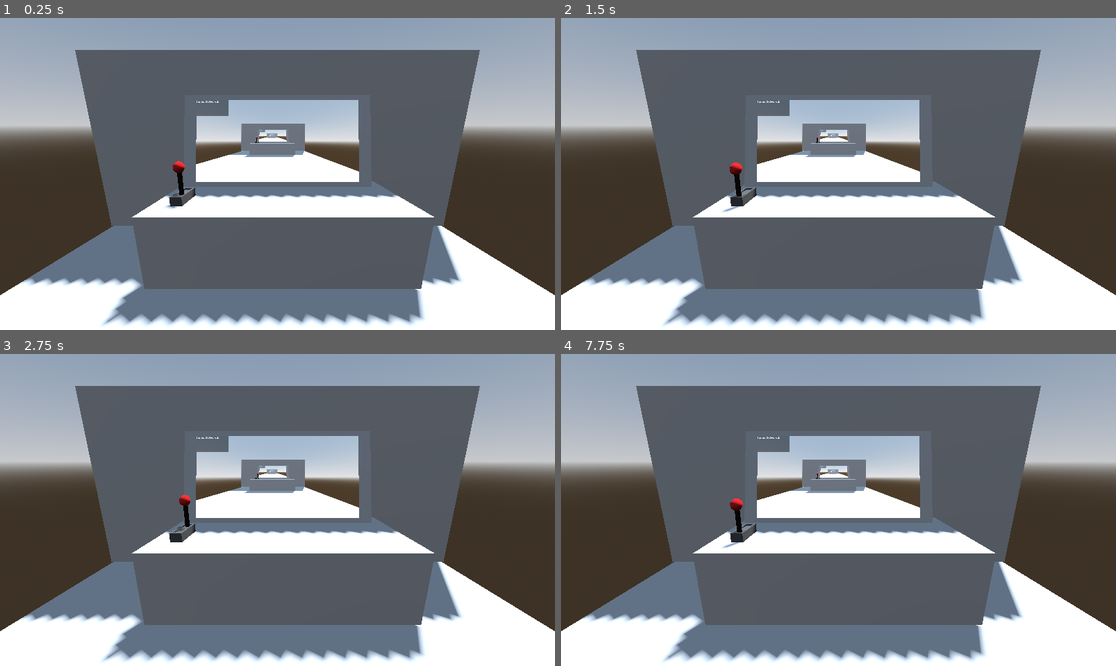
Above: before the commit, frames 1-4 (two rows, left to right).
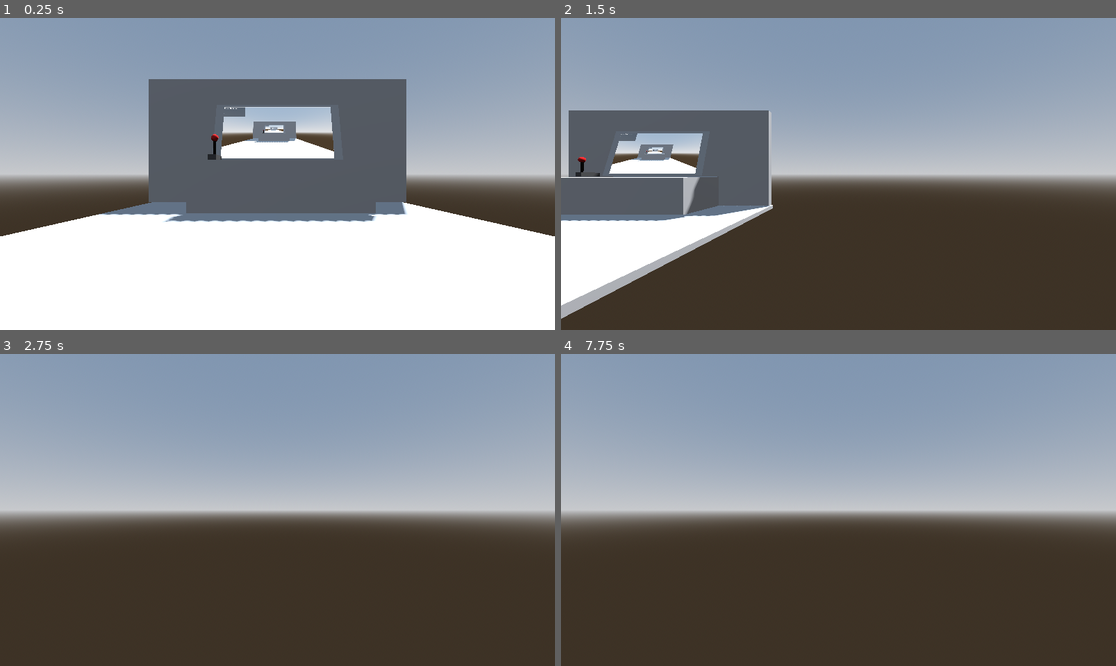
Above: after the commit, the same moments.

Repository: Kim0moz/GameJam
Game: Godot game, scene res://TestScene.tscn
The game is run twice, just before and just after one commit, with the same random seed, the same clock (stepped at 60 frames per second) and the same inputs. The project has no main scene, so this scene is started directly.
Inputs (mouse positions are in pixels of both pictures, inside the frame that each line leads up to):
- Up to frame 1 (0.25 s): no input
- Up to frame 2 (1.5 s): move the mouse to (960, 158) at 0.52 s; hold D (movement_right, bound only after the commit) 0.53-1.28 s; tap Space (movement_jump, bound only after the commit) at 0.6, 0.77, 1.07 s; move the mouse to (727, 189) at 1.27 s; hold S (movement_backward, bound only after the commit) from 1.28 s (still down); click (727, 189) at 1.35 s
- Up to frame 3 (2.75 s): tap Space (movement_jump, bound only after the commit) at 1.52, 1.55, 1.82, 2.1 s; move the mouse to (333, 441) at 2.02 s; release S (movement_backward, bound only after the commit) at 2.03 s; hold D (movement_right, bound only after the commit) from 2.03 s (still down)
- Up to frame 4 (7.75 s): tap Enter at 2.75, 4.25, 5.75 s; move the mouse to (810, 572) at 2.77 s; release D (movement_right, bound only after the commit) at 2.78 s; hold W (movement_forward, bound only after the commit) 2.78-3.53 s; click (810, 572) at 2.85 s; tap Space (movement_jump, bound only after the commit) at 3.02, 3.05, 3.32, 3.5, 3.6, 3.77, 4.07, 4.52, 4.55, 4.82, 5, 5.1, 6.02, 6.05, 6.32, 6.5, 6.6, 6.77, 7.07, 7.52, 7.55 s; move the mouse to (1005, 556) at 3.52 s; hold A (movement_left, bound only after the commit) 3.53-5.03 s; move the mouse to (672, 463) at 4.27 s; click (672, 463) at 4.35 s; move the mouse to (866, 510) at 5.02 s; hold S (movement_backward, bound only after the commit) 5.03-5.78 s; move the mouse to (755, 432) at 5.77 s; hold D (movement_right, bound only after the commit) 5.78-6.53 s; click (755, 432) at 5.85 s; move the mouse to (960, 494) at 6.52 s; hold W (movement_forward, bound only after the commit) 6.53-7.28 s; move the mouse to (727, 525) at 7.27 s; hold D (movement_right, bound only after the commit) from 7.28 s (still down); click (727, 525) at 7.35 s

The runs differ from the first frame. In frame 1, 62% of the frame differs, in the area x 0-100%, y 10-99%; in frame 2, 77%; in frame 3, 77%; in frame 4, 77%, in the area x 0-100%, y 10-100%.

Commit message:
Import Player scene, update Input Map, move main camera onto player

Diff:
--- /dev/null
+++ b/Objects/Player/player.gd
@@ -0,0 +1,41 @@
+extends CharacterBody3D
+
+
+const SPEED = 5.0
+const JUMP_VELOCITY = 4.5
+@export var cameraController : Node3D
+@export var cameraLerpSpeed : float = .1
+@export var camerTurnSpeed : float = 2
+
+# Get the gravity from the project settings to be synced with RigidBody nodes.
+var gravity = ProjectSettings.get_setting("physics/3d/default_gravity")
+
+
+func _physics_process(delta):
+	# Add the gravity.
+	if not is_on_floor():
+		velocity.y -= gravity * delta
+
+	# Handle Jump.
+	if Input.is_action_just_pressed("movement_jump") and is_on_floor():
+		velocity.y = JUMP_VELOCITY
+
+	if Input.is_key_pressed(KEY_LEFT):
+		rotate_y(deg_to_rad(camerTurnSpeed))
+	elif Input.is_key_pressed(KEY_RIGHT):
+		rotate_y(deg_to_rad(-camerTurnSpeed))
+	# Get the input direction and handle the movement/deceleration.
+	var input_dir = Input.get_vector("movement_left", "movement_right", "movement_forward", "movement_backward")
+	input_dir.rotated(rotation.y)
+	var direction = (transform.basis * Vector3(input_dir.x, 0, input_dir.y)).normalized()
+	if direction:
+		velocity.x = direction.x * SPEED
+		velocity.z = direction.z * SPEED
+	else:
+		velocity.x = move_toward(velocity.x, 0, SPEED)
+		velocity.z = move_toward(velocity.z, 0, SPEED)
+
+	move_and_slide()
+
+	cameraController.position = position
+	cameraController.rotation.y = rotation.y
--- /dev/null
+++ b/Objects/Player/player.tscn
@@ -0,0 +1,32 @@
+[gd_scene load_steps=6 format=3 uid="uid://doeosjyp664sa"]
+
+[ext_resource type="Script" path="res://Objects/Player/player.gd" id="1_1wn3t"]
+[ext_resource type="PackedScene" uid="uid://c36y2lpwywjyt" path="res://Camera/WorldSpaceCam.tscn" id="2_fxkj6"]
+
+[sub_resource type="StandardMaterial3D" id="StandardMaterial3D_wdb0i"]
+albedo_color = Color(0.4992, 0.96, 0.56064, 1)
+roughness = 0.48
+
+[sub_resource type="BoxMesh" id="BoxMesh_0iqrs"]
+material = SubResource("StandardMaterial3D_wdb0i")
+
+[sub_resource type="BoxShape3D" id="BoxShape3D_6k5a8"]
+
+[node name="Player" type="CharacterBody3D" node_paths=PackedStringArray("cameraController")]
+script = ExtResource("1_1wn3t")
+cameraController = NodePath("CameraController")
+
+[node name="MeshInstance3D" type="MeshInstance3D" parent="."]
+mesh = SubResource("BoxMesh_0iqrs")
+
+[node name="CollisionShape3D" type="CollisionShape3D" parent="."]
+shape = SubResource("BoxShape3D_6k5a8")
+
+[node name="CameraController" type="Node3D" parent="."]
+top_level = true
+
+[node name="CameraTarget" type="Node3D" parent="CameraController"]
+transform = Transform3D(1, 0, 0, 0, 1, 0, 0, 0, 1, 0, 0, 0)
+
+[node name="WorldSpaceCam" parent="CameraController/CameraTarget" instance=ExtResource("2_fxkj6")]
+transform = Transform3D(1, 0, 0, 0, 1, 0, 0, 0, 1, 0, 0, 0)
--- a/TestScene.tscn
+++ b/TestScene.tscn
@@ -1,7 +1,7 @@
 [gd_scene load_steps=9 format=3 uid="uid://basldbgw4wbxr"]
 
-[ext_resource type="PackedScene" uid="uid://c36y2lpwywjyt" path="res://Camera/WorldSpaceCam.tscn" id="1_faiwu"]
 [ext_resource type="PackedScene" uid="uid://epo6t4l22emx" path="res://Objects/ToggleableItems/Lever.tscn" id="2_i7gbx"]
+[ext_resource type="PackedScene" uid="uid://doeosjyp664sa" path="res://Objects/Player/player.tscn" id="3_4y2od"]
 
 [sub_resource type="ProceduralSkyMaterial" id="ProceduralSkyMaterial_j70th"]
 sky_horizon_color = Color(0.64625, 0.65575, 0.67075, 1)
@@ -60,9 +60,6 @@
 transform = Transform3D(0.19, 0, 0, 0, -1.5299e-08, 0.5, 0, -0.35, -2.18557e-08, 0, 0.00955701, 0.0051899)
 texture = SubResource("ViewportTexture_xpw75")
 
-[node name="Camera3D" parent="." instance=ExtResource("1_faiwu")]
-transform = Transform3D(1, 0, 0, 0, 0.972618, 0.23241, 0, -0.23241, 0.972618, 0, 1.35926, 0.391477)
-
 [node name="SubViewport" type="SubViewport" parent="."]
 handle_input_locally = false
 size = Vector2i(912, 512)
@@ -86,3 +83,6 @@
 text = "Items Delivered:"
 
 [node name="Handle" parent="." instance=ExtResource("2_i7gbx")]
+
+[node name="Player" parent="." instance=ExtResource("3_4y2od")]
+transform = Transform3D(1, 0, 0, 0, 1, 0, 0, 0, 1, 0, 0.539823, 1.40814)
--- a/project.godot
+++ b/project.godot
@@ -21,6 +21,31 @@
 "events": [Object(InputEventMouseButton,"resource_local_to_scene":false,"resource_name":"","device":-1,"window_id":0,"a …(258 unchanged characters)…
 ]
 }
+movement_right={
+"deadzone": 0.5,
+"events": [Object(InputEventKey,"resource_local_to_scene":false,"resource_name":"","device":-1,"window_id":0,"alt_pressed":false,"shift_pressed":false,"ctrl_pressed":false,"meta_pressed":false,"pressed":false,"keycode":0,"physical_keycode":68,"key_label":0,"unicode":100,"location":0,"echo":false,"script":null)
+]
+}
+movement_left={
+"deadzone": 0.5,
+"events": [Object(InputEventKey,"resource_local_to_scene":false,"resource_name":"","device":-1,"window_id":0,"alt_pressed":false,"shift_pressed":false,"ctrl_pressed":false,"meta_pressed":false,"pressed":false,"keycode":0,"physical_keycode":65,"key_label":0,"unicode":97,"location":0,"echo":false,"script":null)
+]
+}
+movement_forward={
+"deadzone": 0.5,
+"events": [Object(InputEventKey,"resource_local_to_scene":false,"resource_name":"","device":-1,"window_id":0,"alt_pressed":false,"shift_pressed":false,"ctrl_pressed":false,"meta_pressed":false,"pressed":false,"keycode":0,"physical_keycode":87,"key_label":0,"unicode":119,"location":0,"echo":false,"script":null)
+]
+}
+movement_backward={
+"deadzone": 0.5,
+"events": [Object(InputEventKey,"resource_local_to_scene":false,"resource_name":"","device":-1,"window_id":0,"alt_pressed":false,"shift_pressed":false,"ctrl_pressed":false,"meta_pressed":false,"pressed":false,"keycode":0,"physical_keycode":83,"key_label":0,"unicode":115,"location":0,"echo":false,"script":null)
+]
+}
+movement_jump={
+"deadzone": 0.5,
+"events": [Object(InputEventKey,"resource_local_to_scene":false,"resource_name":"","device":-1,"window_id":0,"alt_pressed":false,"shift_pressed":false,"ctrl_pressed":false,"meta_pressed":false,"pressed":false,"keycode":0,"physical_keycode":32,"key_label":0,"unicode":32,"location":0,"echo":false,"script":null)
+]
+}
 
 [rendering]
 
